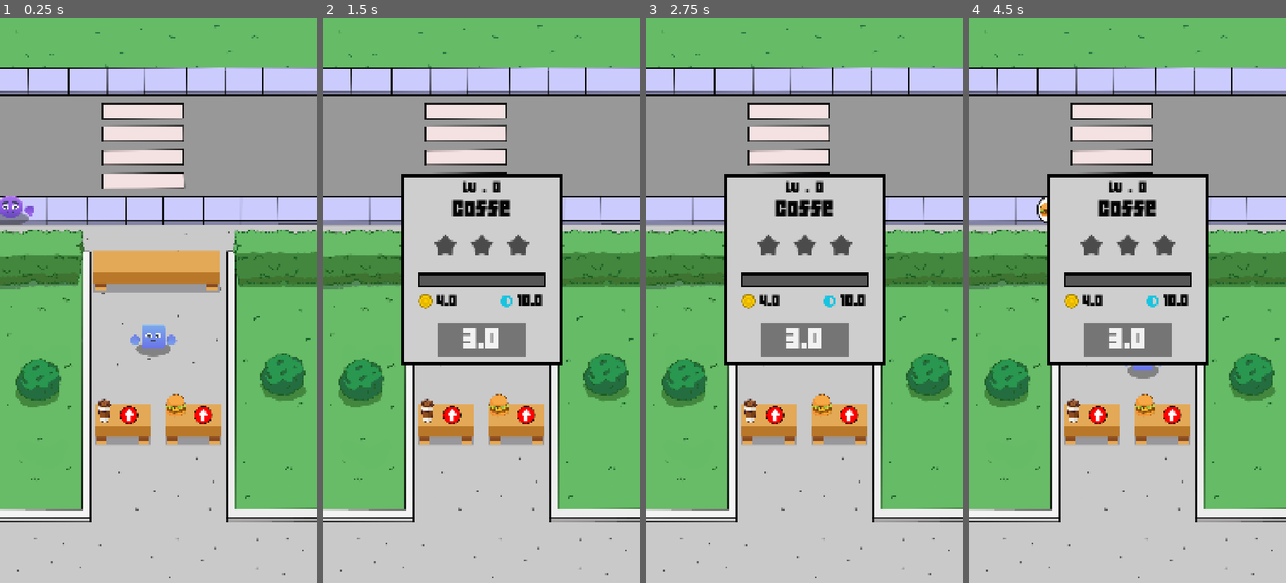
Above: before the commit, frames 1-4 (left to right).
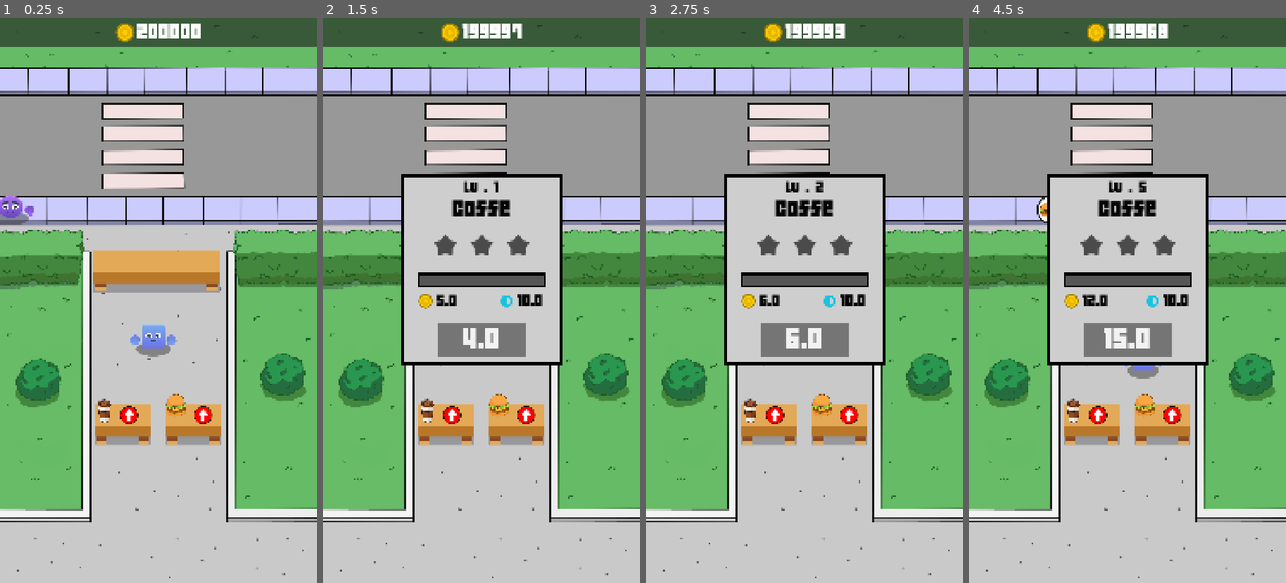
Above: after the commit, the same moments.

Repository: Sergiodevelopersk8/godotcurso2
Game: Godot game, scene res://scenes/Game/game.tscn
The game is run twice, just before and just after one commit, with the same random seed, the same clock (stepped at 60 frames per second) and the same inputs.
Inputs (mouse positions are in pixels of both pictures, inside the frame that each line leads up to):
- Up to frame 1 (0.25 s): no input
- Up to frame 2 (1.5 s): click (452, 413) at 0.5 s; click "3.0" at 1.25 s
- Up to frame 3 (2.75 s): click "3.0" (after the commit: "4.0") at 2 s
- Up to frame 4 (4.5 s): click "3.0" (after the commit: "6.0") at 2.75 s; click "3.0" (after the commit: "8.0") at 3.5 s; click "3.0" (after the commit: "11.0") at 4.25 s

The runs differ from the first frame. In frame 1, 5.1% of the frame differs, in the area x 0-100%, y 0-6%; in frame 2, 5.3%; in frame 3, 5.2%; in frame 4, 5.6%, in the area x 0-100%, y 0-59%.

Commit message:
paso al video 78 pero necesito arreglar el bar de las mejoras

Diff:
--- a/idletycoonclone/autoloads/game_manager.gd
+++ b/idletycoonclone/autoloads/game_manager.gd
@@ -16,8 +16,9 @@
 #variables de la posicion del item cafe hamburguesa
 var coffe_counter_pos := Vector2(425, 1250)
 var burguer_counter_pos := Vector2(680,1250)
+
 #mondeas actuales
-var current_coins : int
+var current_coins : int = 200000
 #funcion que regresa un item de manera random
 func get_random_item() -> Item:
 	# creamos un array
--- a/idletycoonclone/data/item.gd
+++ b/idletycoonclone/data/item.gd
@@ -1,11 +1,14 @@
 extends Resource
 class_name Item
 
+signal on_start_reached
 #tipos de item
 enum ItemType{
 	Coffe,
 	Burger
 }
+
+@export var star_new_value: int  = 3
 
 @export var id : String
 @export var type : ItemType
@@ -25,3 +28,23 @@
 
 var max_level := 75
 var current_level := 0
+
+#actualizar item
+func update_item():
+	#si nuestro nivel actual es mayor o igual que maximo nivel
+	if current_level >= max_level:
+		return
+
+	#mejorar
+	current_level += 1
+	#actualizar costo de mejora
+	upgrade_cost = ceil(upgrade_cost * upgrade_multi)
+	profit = ceil(profit * profit_multi)
+	#multiplos de 25 si no llega a 75 entra al if
+	if current_level % 25 == 0:
+		cook_time = ceil(cook_time * cook_time_reduce_perc)
+		#aumentar costo de mejora
+		upgrade_cost *= 3
+		profit *= 3
+		#alcanzar una nueva estrella
+		on_start_reached.emit()
--- a/idletycoonclone/scenes/Game/game.tscn
+++ b/idletycoonclone/scenes/Game/game.tscn
@@ -19,6 +19,13 @@
 [ext_resource type="Script" uid="uid://bb8kr0v86xhiq" path="res://scenes/Game/game_ui.gd" id="17_cueac"]
 [ext_resource type="PackedScene" uid="uid://8ubp2xjcuqhl" path="res://scenes/ui/upgrade_panel.tscn" id="18_r8o54"]
 [ext_resource type="Texture2D" uid="uid://nos5blhg2lyi" path="res://Idle Tycoon Assets/Sprites/UI/Arrow.png" id="18_rsxsa"]
+[ext_resource type="Texture2D" uid="uid://crnkm457nig4l" path="res://Idle Tycoon Assets/Sprites/UI/coin_gold.png" id="20_vom40"]
+[ext_resource type="FontFile" uid="uid://due6jbyye53ld" path="res://Idle Tycoon Assets/Fonts/font_score.ttf" id="21_ultrl"]
+
+[sub_resource type="LabelSettings" id="LabelSettings_80bkf"]
+font = ExtResource("21_ultrl")
+font_size = 64
+font_color = Color(0.99558, 0.99558, 0.99558, 1)
 
 [node name="Game" type="Node2D"]
 
@@ -125,6 +132,40 @@
 offset_right = -265.0
 offset_bottom = -740.0
 
+[node name="TopBar" type="Panel" parent="GameUI"]
+custom_minimum_size = Vector2(0, 96)
+anchors_preset = 10
+anchor_right = 1.0
+grow_horizontal = 2
+
+[node name="HBoxContainer" type="HBoxContainer" parent="GameUI/TopBar"]
+layout_mode = 1
+anchors_preset = 8
+anchor_left = 0.5
+anchor_top = 0.5
+anchor_right = 0.5
+anchor_bottom = 0.5
+offset_left = -52.5
+offset_top = -32.5
+offset_right = 52.5
+offset_bottom = 32.5
+grow_horizontal = 2
+grow_vertical = 2
+theme_override_constants/separation = 10
+
+[node name="TextureRect" type="TextureRect" parent="GameUI/TopBar/HBoxContainer"]
+custom_minimum_size = Vector2(64, 64)
+layout_mode = 2
+texture = ExtResource("20_vom40")
+expand_mode = 1
+stretch_mode = 5
+
+[node name="CurrentCoins" type="Label" parent="GameUI/TopBar/HBoxContainer"]
+unique_name_in_owner = true
+layout_mode = 2
+text = "0"
+label_settings = SubResource("LabelSettings_80bkf")
+
 [connection signal="timeout" from="CustomerManager/SpawnTimer" to="CustomerManager" method="_on_spawn_timer_timeout"]
 [connection signal="pressed" from="GameUI/CoffeButton" to="GameUI" method="_on_coffe_button_pressed"]
 [connection signal="pressed" from="GameUI/BurgerButton" to="GameUI" method="_on_burger_button_pressed"]
--- a/idletycoonclone/scenes/Game/game_ui.gd
+++ b/idletycoonclone/scenes/Game/game_ui.gd
@@ -4,6 +4,7 @@
 #referencias de instancias del panel
 @onready var coffe_upgrade_panel: UpgradePanel = $CoffeUpgradePanel
 @onready var burger_upgrade_panel: UpgradePanel = $BurgerUpgradePanel
+@onready var current_coins: Label = %CurrentCoins
 
 
 
@@ -12,6 +13,10 @@
 	#se carga la info dle item correspondiente
 	coffe_upgrade_panel.init_upgrade_panel(GameManager.coffe)
 	burger_upgrade_panel.init_upgrade_panel(GameManager.burger)
+
+func _process(delta: float) -> void:
+	current_coins.text = str(GameManager.current_coins)
+
 
 
 func _on_coffe_button_pressed() -> void:
--- a/idletycoonclone/scenes/ui/upgrade_panel.gd
+++ b/idletycoonclone/scenes/ui/upgrade_panel.gd
@@ -26,6 +26,9 @@
 func init_upgrade_panel(item : Item):
 	#referencial del item
 	item_ref = item
+
+	#actualizar mejoras
+	item_ref.on_start_reached.connect(_on_start_reached)
 	#valor del nivel maximo dle item
 	max_value = item.max_level
 
@@ -43,10 +46,37 @@
 	level.text = str(item_ref.current_level)
 	#nivel actual
 	level.text = "Lv . %s" % item_ref.current_level
-
 	#valor del profit
 	profit.text = str(item_ref.profit)
 	#valor de cocinado
 	cook_time.text = str(item_ref.cook_time)
 	#costo de mejora
 	upgrade_button.text = str(item_ref.upgrade_cost)
+
+#actualizar barra d eprogreso
+func _ready():
+	progress_bar.value = current_value / 25.0
+
+func _on_start_reached():
+	#reset de barra de progreso
+	current_value = 0
+	#valor de la estrella
+	current_starts += 1
+	#referencia para acceder al nodo de la estrella
+	var star: TextureRect = start_h_box.get_child(current_starts)
+	#cambiar color
+	star.modulate = Color(1,1,1)
+
+
+func _on_upgrade_button_pressed() -> void:
+	SoundManager.play_ui()
+	#saber si tenemos las monedas actuales para la mejora
+	if GameManager.current_coins < item_ref.upgrade_cost:
+		return
+
+	#invertir la monedas
+	GameManager.current_coins -= item_ref.upgrade_cost
+	current_value +=1
+	#llamamos a la funcion
+	item_ref.update_item()
+	update_starts()
--- a/idletycoonclone/scenes/ui/upgrade_panel.tscn
+++ b/idletycoonclone/scenes/ui/upgrade_panel.tscn
@@ -34,6 +34,10 @@
 
 [sub_resource type="StyleBoxFlat" id="StyleBoxFlat_17hn6"]
 bg_color = Color(0.0156863, 0.584314, 0.835294, 1)
+border_width_left = 8
+border_width_top = 8
+border_width_right = 8
+border_width_bottom = 8
 
 [sub_resource type="StyleBoxFlat" id="StyleBoxFlat_mwooa"]
 bg_color = Color(0.117647, 0.784314, 0.607843, 1)
@@ -143,7 +147,7 @@
 grow_vertical = 2
 theme_override_styles/background = SubResource("StyleBoxFlat_3ma7n")
 theme_override_styles/fill = SubResource("StyleBoxFlat_17hn6")
-max_value = 1.0
+max_value = 2.0
 show_percentage = false
 
 [node name="ProfitHBox" type="HBoxContainer" parent="Panel"]
@@ -205,3 +209,5 @@
 theme_override_font_sizes/font_size = 90
 theme_override_styles/normal = SubResource("StyleBoxFlat_mwooa")
 text = "50"
+
+[connection signal="pressed" from="Panel/UpgradeButton" to="." method="_on_upgrade_button_pressed"]
Not shown: 1 places in idletycoonclone/scenes/Game/game.tscn that only renumber resources
